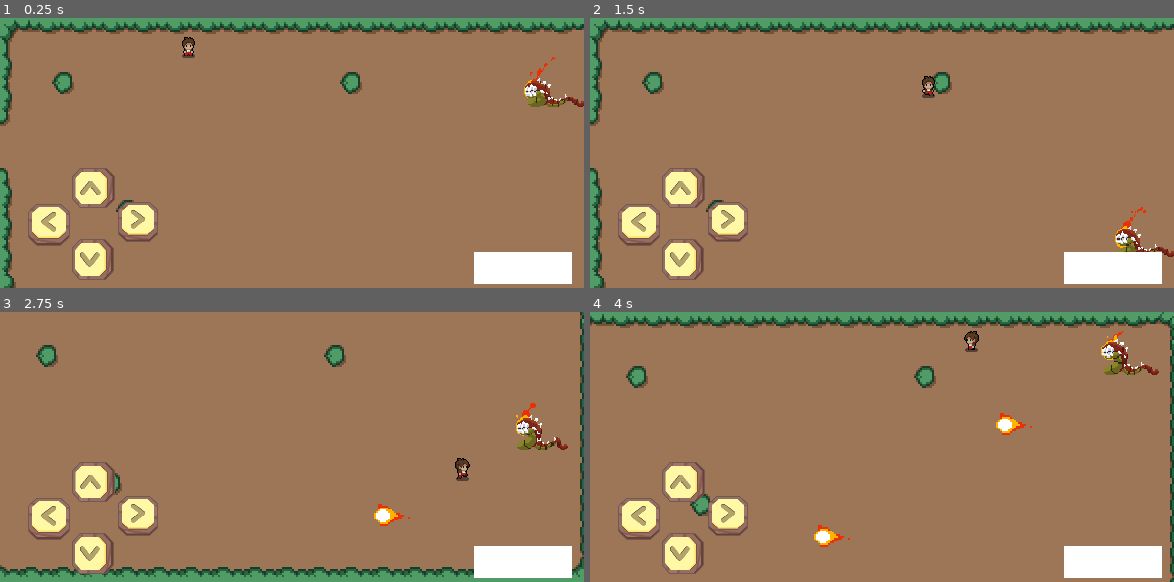
Above: before the commit, frames 1-4 (two rows, left to right).
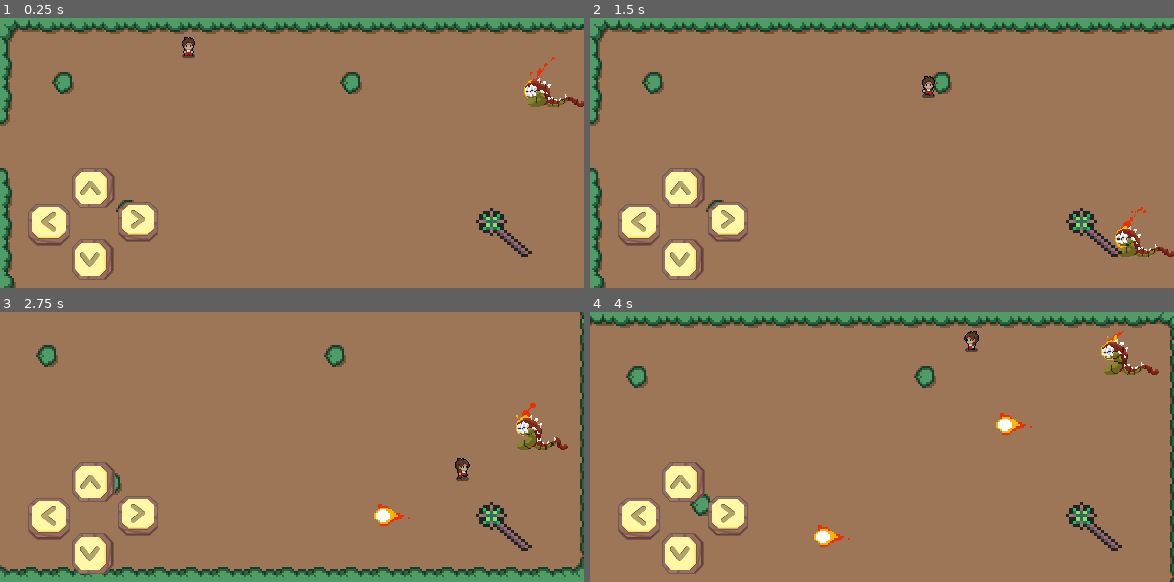
Above: after the commit, the same moments.

Repository: Maxsonin/Mobile-GameDev-Hackatho-IT-Revolution-24
Game: Godot game, scene res://scenes/bossfight/bossfight.tscn
The game is run twice, just before and just after one commit, with the same random seed, the same clock (stepped at 60 frames per second) and the same inputs. This scene is started directly instead of the project's main scene.
Inputs:
- Up to frame 1 (0.25 s): no input
- Up to frame 2 (1.5 s): hold D (Right) 0.53-1.28 s; hold S (Down) from 1.28 s (still down)
- Up to frame 3 (2.75 s): release S (Down) at 2.03 s; hold D (Right) from 2.03 s (still down)
- Up to frame 4 (4 s): release D (Right) at 2.78 s; hold W (Up) 2.78-3.53 s; hold A (Left) from 3.53 s (still down)

The runs differ from the first frame. In frame 1, 2.4% of the frame differs, in the area x 81-98%, y 70-99%; in frame 2, 2.4%; in frame 3, 2.4%; in frame 4, 2.4%.

Commit message:
better attack button

Diff:
--- a/scenes/bossfight/bossfight.tscn
+++ b/scenes/bossfight/bossfight.tscn
@@ -4,6 +4,7 @@
 [ext_resource type="TileSet" uid="uid://bts106mttgyup" path="res://Assets/mainSets.tres" id="2_lfp1d"]
 [ext_resource type="PackedScene" uid="uid://dbf8a8cj7e8rq" path="res://utility/invisibleWall/invisibleWalls.tscn" id="2_ljk7l"]
 [ext_resource type="PackedScene" uid="uid://085xg8eitu0h" path="res://mainCharacter/main_character.tscn" id="3_bkhk3"]
+[ext_resource type="Texture2D" uid="uid://cv3fmlycrgbht" path="res://img/staff4.png" id="3_kge7a"]
 [ext_resource type="PackedScene" uid="uid://btubxdy7ccdqm" path="res://scenes/weapon.tscn" id="7_iim5q"]
 [ext_resource type="PackedScene" uid="uid://c6omje6eu138a" path="res://utility/transition/scene_trasition.tscn" id="9_ms6m2"]
 [ext_resource type="PackedScene" uid="uid://cvlcnxhqwghfe" path="res://scenes/bossfight/real_boss.tscn" id="9_vaa2x"]
@@ -11,17 +12,15 @@
 [ext_resource type="PackedScene" uid="uid://6nuasygrlu5y" path="res://scenes/bossfight/fire_ball.tscn" id="15_btaq3"]
 [ext_resource type="Script" path="res://scenes/bossfight/Generator.gd" id="15_kel6k"]
 
-[sub_resource type="CanvasTexture" id="CanvasTexture_jd021"]
-
 [node name="Bossfight" type="Node2D"]
 script = ExtResource("1_0me77")
 
 [node name="SceneTrasition" parent="." instance=ExtResource("9_ms6m2")]
 
 [node name="FightBulava" type="TouchScreenButton" parent="SceneTrasition"]
-position = Vector2(237, 117)
-scale = Vector2(49, 16)
-texture_normal = SubResource("CanvasTexture_jd021")
+position = Vector2(238, 95)
+scale = Vector2(1.75, 1.54245)
+texture_normal = ExtResource("3_kge7a")
 
 [node name="DirControl" parent="SceneTrasition" instance=ExtResource("11_ommm4")]
 offset_left = 13.0
